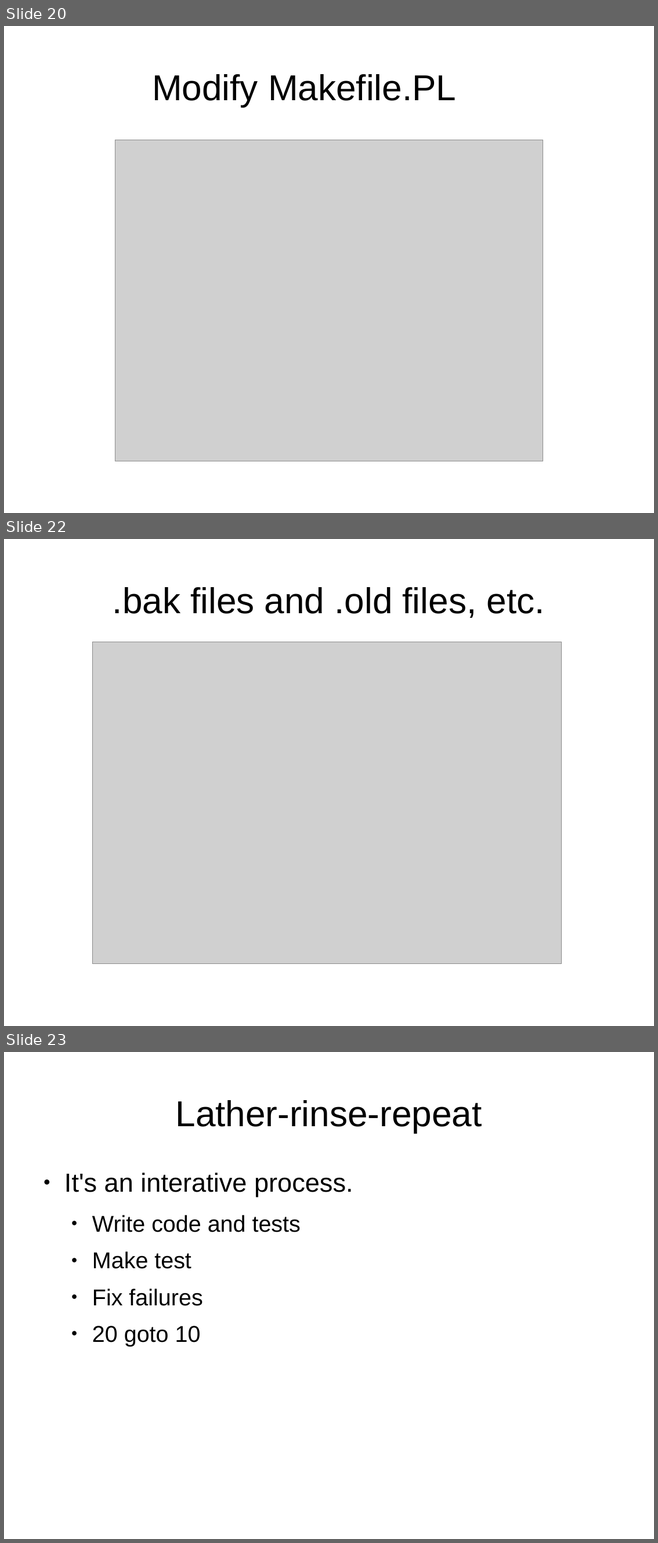
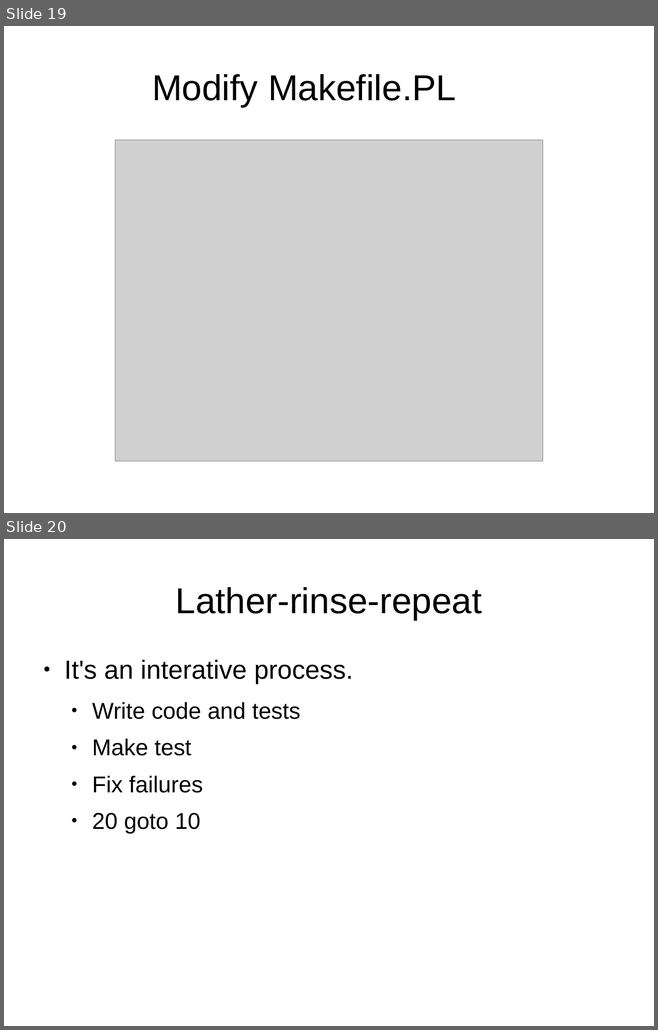
Before and after one commit to genehack/perl-beginner-talks, a slide deck: intro-to-cpan-creating-and-uploading/BeginnersGuideToCreatingAndUploadingCPANModules.odp. Shown one above the other, each under a label of ours: slides 20, 22 and 23 before the commit, slides 19 and 20 after it; the slides between them are not shown. The pictures are 658x1543 and 658x1030 pixels, drawn with LibreOffice and Linux fonts; fonts in the diff are those of the drawing; grey boxes stand for pictures. Boxes give left, top, right and bottom in pixels: in the first picture for what was removed or moved away, otherwise in the second. Text is boxed around its words. In the diff, an @@ line names an element or a change of style, - is before the commit and + after.

Commit message:
remove slides on mymeta.yml

```diff
--- a/intro-to-cpan-creating-and-uploading/BeginnersGuideToCreatingAndUploadingCPANModules.odp
+++ b/intro-to-cpan-creating-and-uploading/BeginnersGuideToCreatingAndUploadingCPANModules.odp
@@ slide 22 removed at bbox=[4, 539, 654, 1026], background #FFFFFF @@
@@ title removed at bbox=[112, 587, 545, 618] @@
-.bak files and .old files, etc.
@@ picture removed at bbox=[92, 642, 561, 964] @@
@@ what was slide 20 is now slide 19 @@
@@ what was slide 23 is now slide 20 @@
```
Also in this commit, not shown: 2 other slides removed.
